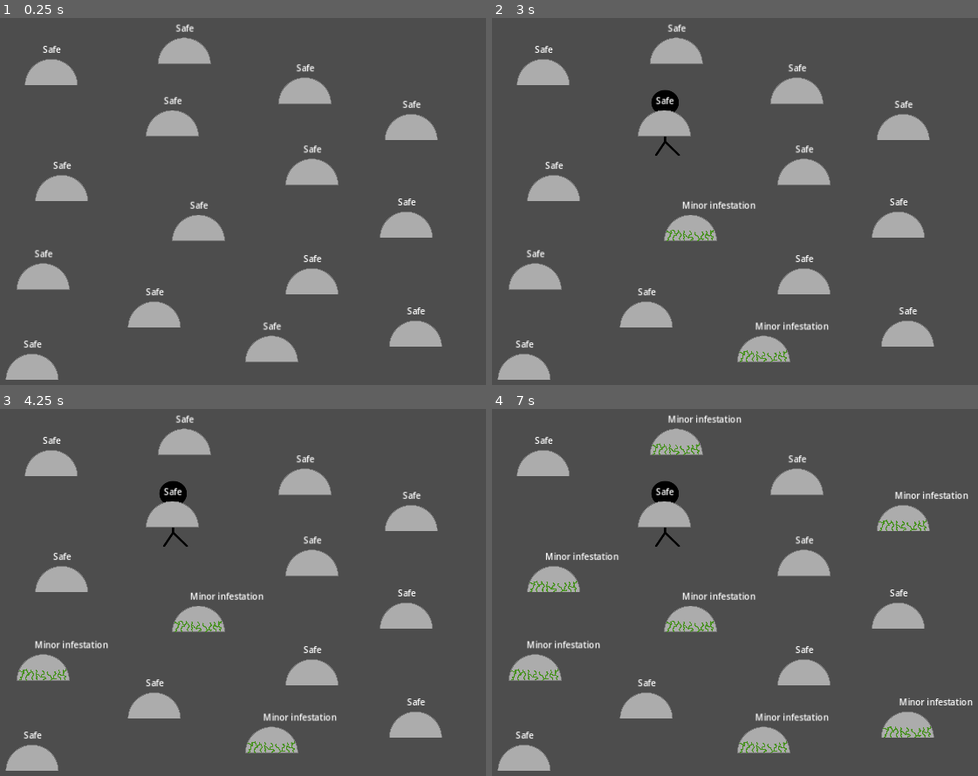
Above: before the commit, frames 1-4 (two rows, left to right).
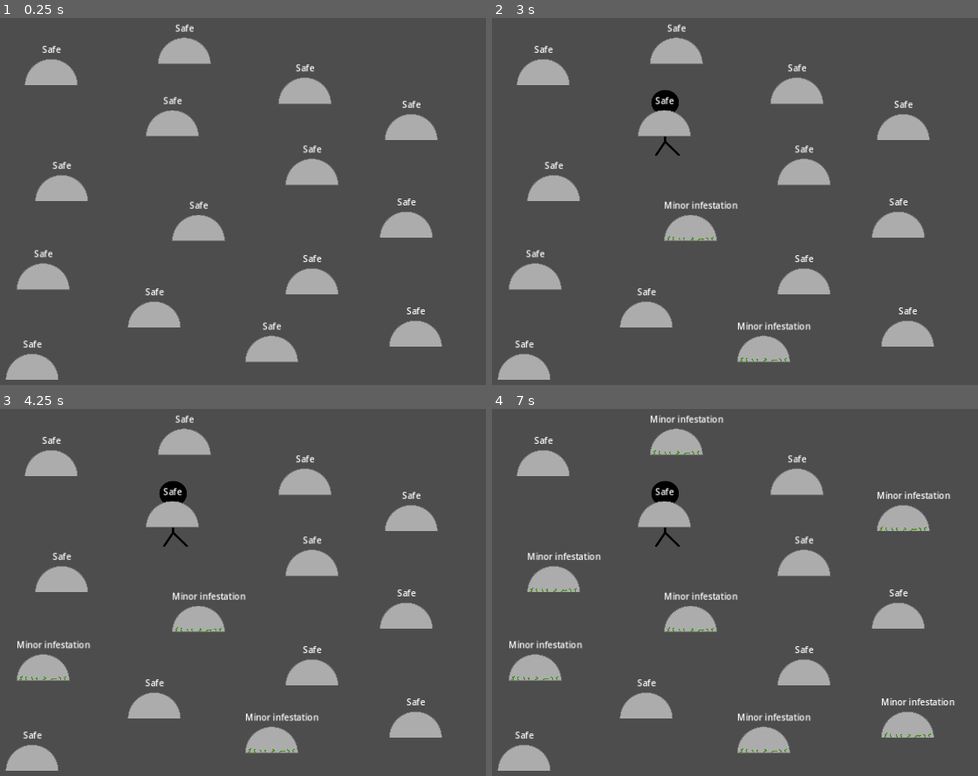
Above: after the commit, the same moments.

Repository: Aveli-games/contra-tentacula
Game: Godot game, scene res://main.tscn
Two runs of this game, one before a commit and one after it. Both use one fixed random seed, a clock stepped at 60 frames per second and the inputs below.
Inputs (mouse positions are in pixels of both pictures, inside the frame that each line leads up to):
- Up to frame 1 (0.25 s): no input
- Up to frame 2 (3 s): tap Enter at 0.5, 2 s; move the mouse to (968, 190) at 0.52 s; click (968, 190) at 0.67 s; tap Space at 1.25, 2.75 s; move the mouse to (676, 227) at 1.27 s; click (676, 227) at 1.42 s; move the mouse to (885, 124) at 2.02 s; click (885, 124) at 2.17 s; move the mouse to (778, 285) at 2.77 s; click (778, 285) at 2.92 s
- Up to frame 3 (4.25 s): tap Enter at 3.5 s; move the mouse to (outside the picture) at 3.52 s; click (outside the picture) at 3.67 s
- Up to frame 4 (7 s): tap Space at 4.25 s; move the mouse to (603, 541) at 4.27 s; click (603, 541) at 4.42 s; move the mouse to (846, 599) at 5.02 s; click (846, 599) at 5.17 s; move the mouse to (710, 500) at 5.77 s; click (710, 500) at 5.92 s; move the mouse to (968, 581) at 6.52 s; click (968, 581) at 6.67 s

The runs differ from the first frame. In frame 1, 0.4% of the frame differs, in the area x 4-88%, y 1-90%; in frame 2, 1.0%; in frame 3, 1.3%; in frame 4, 2.3%, in the area x 3-99%, y 1-94%.

Commit message:
Use animated sprite with infestation stage enum to select sprite
Might be hacky, but it actually seems to work quite well

Diff:
--- a/dome.gd
+++ b/dome.gd
@@ -13,22 +13,8 @@
 var resource_type: Globals.ResourceType = Globals.ResourceType.NONE
 var is_hidden: bool = false
 var connections: Dictionary = {}
-var dome_sprites = []
 
 enum InfestationStage {UNINFESTED, MINOR, MODERATE, MAJOR, FULL, LOST}
-
-func _ready():
-	# Load the dome sprites into an array for easy access
-	var dir = DirAccess.open(DOME_SPRITES_PATH)
-	if dir:
-		dir.list_dir_begin()
-		var file_name = dir.get_next()
-		while file_name != "":
-			if not dir.current_is_dir() && not file_name.ends_with(".import"):
-				dome_sprites.append(load(DOME_SPRITES_PATH + "/" + file_name))
-			file_name = dir.get_next()
-	else:
-		print("An error occurred when trying to access the dome sprites.")
 
 func _on_infestation_check_timer_timeout():
 	# Process infestation progression inependently in dome's infestation check
@@ -64,7 +50,7 @@
 			$DomeStatus.text = "Fully infested: %s" % int($DomeLostCountdownTimer.time_left)
 
 	# Set sprite based on list of sprites
-	$Building/BuildingSprite.texture = dome_sprites[infestation_stage]
+	$Building/BuildingSprite.set_frame(infestation_stage)
 
 	if infestation_stage < InfestationStage.FULL:
 		$DomeLostCountdownTimer.stop()
--- a/dome.tscn
+++ b/dome.tscn
@@ -1,7 +1,34 @@
-[gd_scene load_steps=4 format=3 uid="uid://dc3j5h50tp0m2"]
+[gd_scene load_steps=9 format=3 uid="uid://dc3j5h50tp0m2"]
 
 [ext_resource type="Script" path="res://dome.gd" id="1_n1lt3"]
 [ext_resource type="Texture2D" uid="uid://b1kqklqkhp1fe" path="res://art/dome_sprites/1_Dome_uninfested.png" id="2_w57x8"]
+[ext_resource type="Texture2D" uid="uid://brbs8g8isverl" path="res://art/dome_sprites/2_Dome_25_infested.png" id="3_6hlwo"]
+[ext_resource type="Texture2D" uid="uid://6ixffrhummso" path="res://art/dome_sprites/3_Dome_50_infested.png" id="4_r3vx6"]
+[ext_resource type="Texture2D" uid="uid://defnf4shjnehq" path="res://art/dome_sprites/4_Dome_75_infested.png" id="5_w1t68"]
+[ext_resource type="Texture2D" uid="uid://cjls373yhpcsb" path="res://art/dome_sprites/5_Dome_100_infested.png" id="6_8wydr"]
+
+[sub_resource type="SpriteFrames" id="SpriteFrames_nkhx6"]
+animations = [{
+"frames": [{
+"duration": 1.0,
+"texture": ExtResource("2_w57x8")
+}, {
+"duration": 1.0,
+"texture": ExtResource("3_6hlwo")
+}, {
+"duration": 1.0,
+"texture": ExtResource("4_r3vx6")
+}, {
+"duration": 1.0,
+"texture": ExtResource("5_w1t68")
+}, {
+"duration": 1.0,
+"texture": ExtResource("6_8wydr")
+}],
+"loop": true,
+"name": &"default",
+"speed": 5.0
+}]
 
 [sub_resource type="RectangleShape2D" id="RectangleShape2D_2qfvj"]
 size = Vector2(97, 49)
@@ -11,11 +38,12 @@
 script = ExtResource("1_n1lt3")
 
 [node name="DomeStatus" type="Label" parent="."]
-offset_left = -16.0
+offset_left = -49.0
 offset_top = -53.0
-offset_right = 24.0
+offset_right = 49.0
 offset_bottom = -30.0
 text = "Safe"
+horizontal_alignment = 1
 
 [node name="InfestationCheckTimer" type="Timer" parent="."]
 autostart = true
@@ -26,9 +54,10 @@
 
 [node name="Building" type="Node2D" parent="."]
 
-[node name="BuildingSprite" type="Sprite2D" parent="Building"]
+[node name="BuildingSprite" type="AnimatedSprite2D" parent="Building"]
 scale = Vector2(0.2, 0.2)
-texture = ExtResource("2_w57x8")
+sprite_frames = SubResource("SpriteFrames_nkhx6")
+frame_progress = 0.0841366
 
 [node name="CollisionShape2D" type="CollisionShape2D" parent="."]
 position = Vector2(-0.5, -0.5)
Not shown: 1 places in main.tscn that only renumber resources
